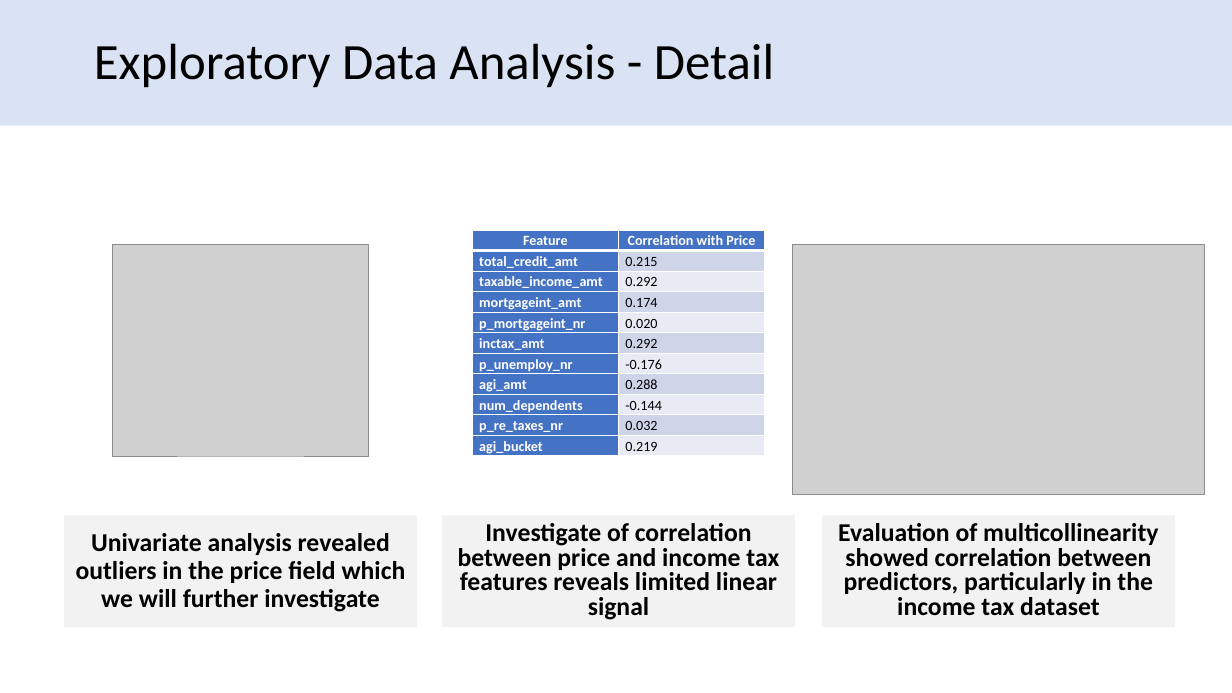
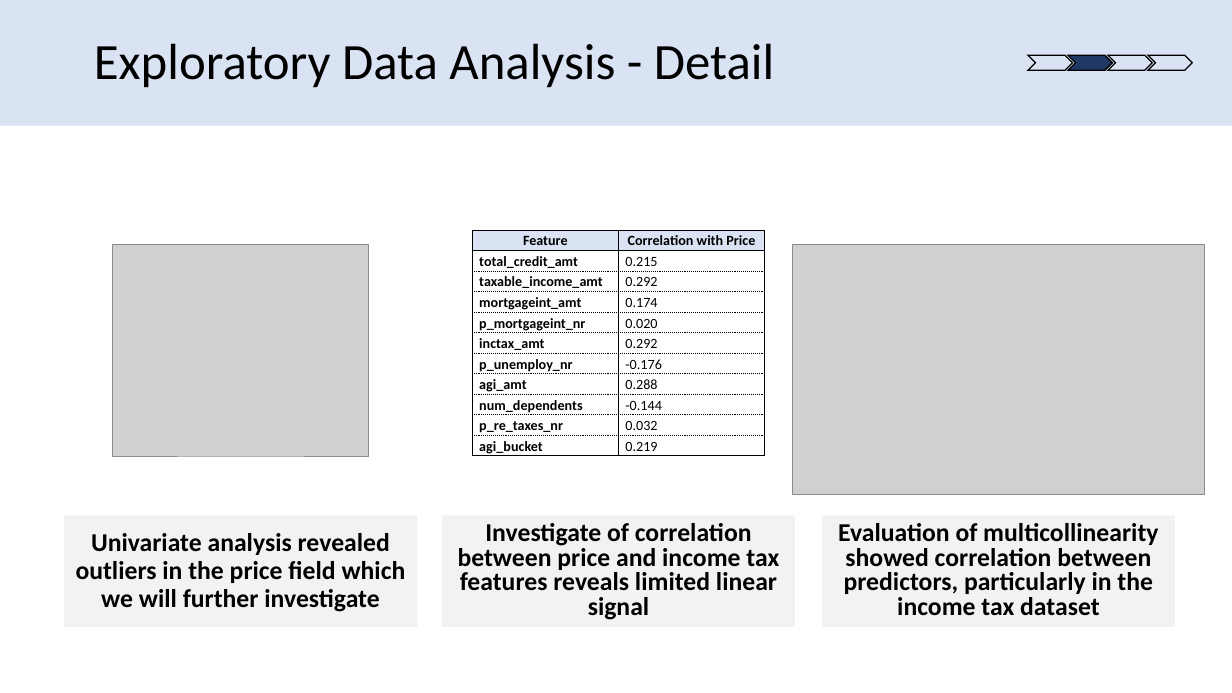
Before and after one commit to david-firrin/Real-Estate-Price-Prediction-With-Income-Tax-Data, a slide deck: slide 13 of Progress Presentation/team48progressreport.pptx. Drawn at 1232x693 pixels with LibreOffice and Linux fonts; fonts in the diff are those of the drawing; grey boxes stand for pictures. Boxes give left, top, right and bottom in pixels: in the first picture for what was removed or moved away, otherwise in the second. Text is boxed around its words. In the diff, an @@ line names an element or a change of style, - is before the commit and + after.

Commit message:
Updating presentation

```diff
--- a/Progress Presentation/team48progressreport.pptx
+++ b/Progress Presentation/team48progressreport.pptx
@@ group added at [1029,55,1192,70]: 4 freeform shapes @@
@@ table at [472,230,764,458] @@
@@ fill #4472C4 to #DAE3F3 in row 1 @@
@@ fill #4472C4 to none in 10 cells @@
@@ fill #CFD5EA to none in 5 cells @@
@@ fill #E9EBF5 to none in 5 cells @@
@@ text colour #FFFFFF to #000000 in "Feature", "Correlation with Price", "total_credit_amt", "taxable_income_amt" and 8 more places @@
@@ borders changed @@
```
Also in this commit, not shown: 6 other slides changed, 1 other file.
